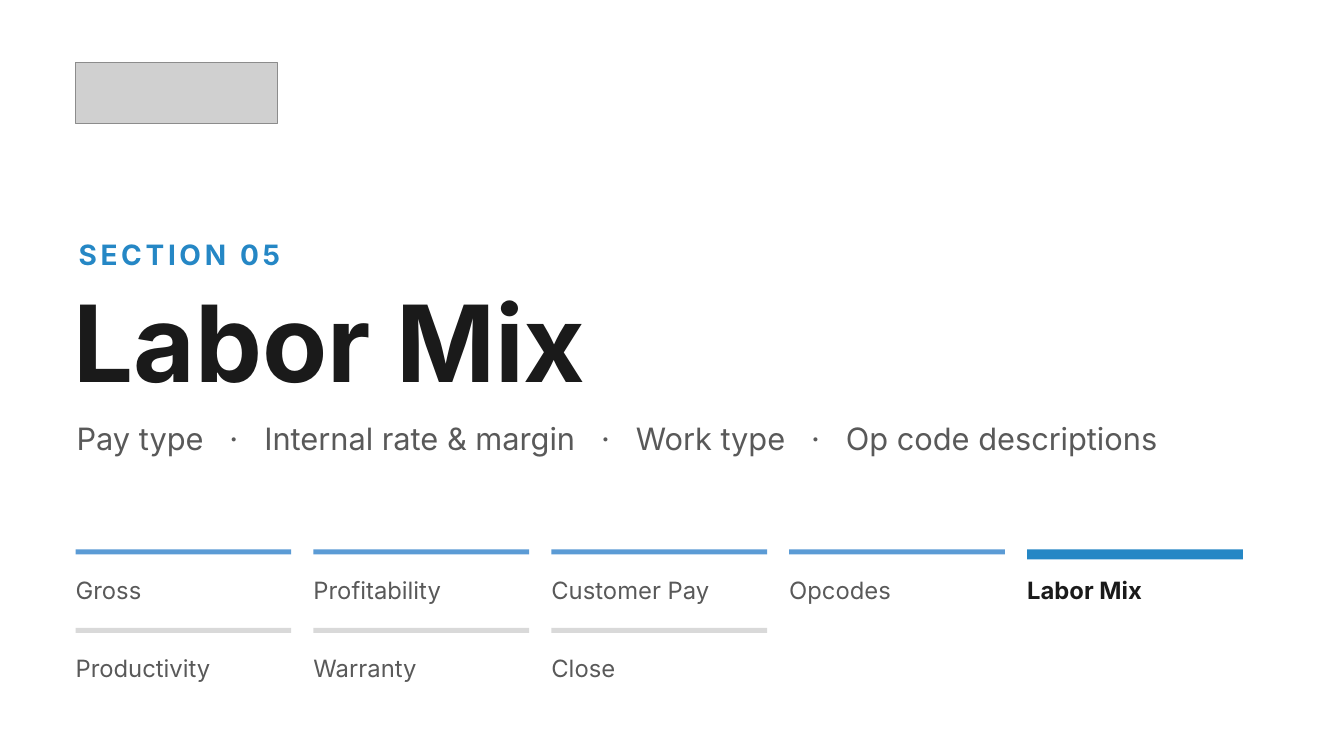
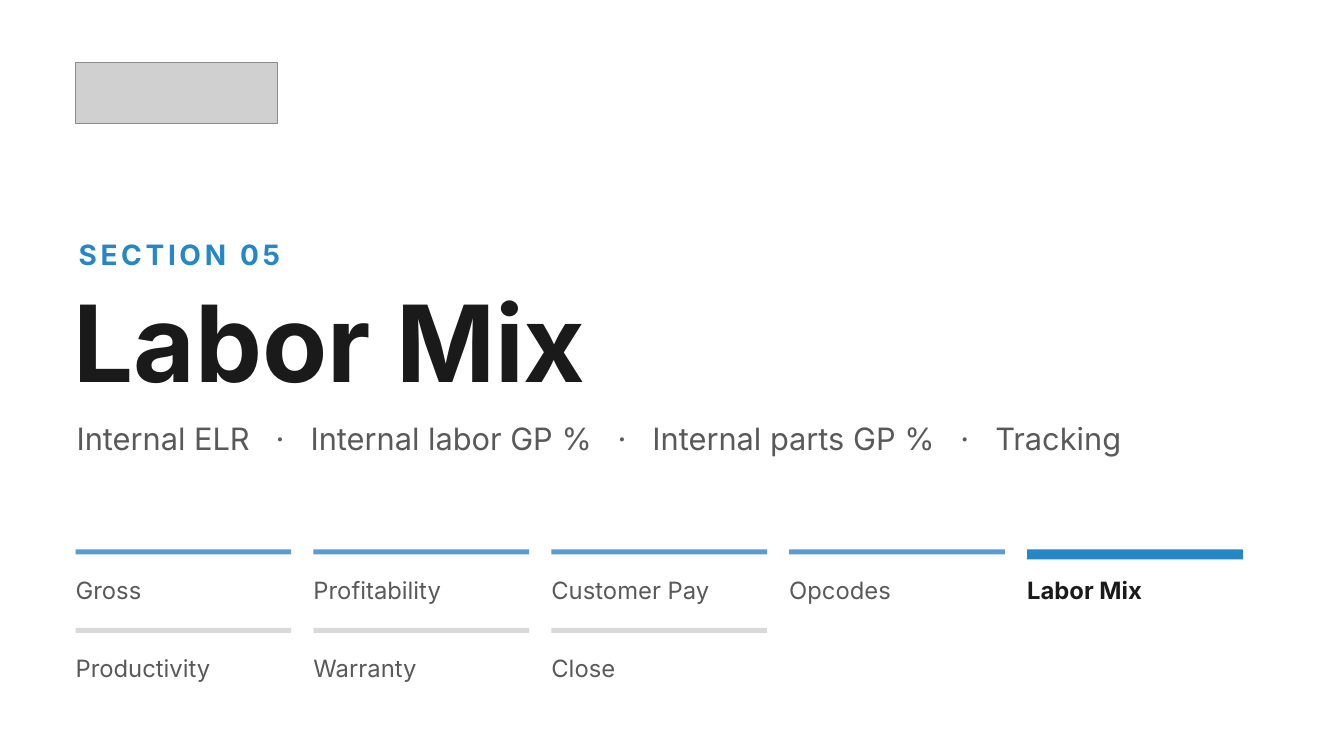
Before and after one commit to Ndresner/Noah, a slide deck: slide 7 of day2-deck/decks/Day 2 Opening - Day 1 Style.pptx. Drawn at 1344x756 pixels with LibreOffice and Linux fonts; fonts in the diff are those of the drawing; grey boxes stand for pictures. Boxes give left, top, right and bottom in pixels: in the first picture for what was removed or moved away, otherwise in the second. Text is boxed around its words. In the diff, an @@ line names an element or a change of style, - is before the commit and + after.

```diff
--- a/day2-deck/decks/Day 2 Opening - Day 1 Style.pptx
+++ b/day2-deck/decks/Day 2 Opening - Day 1 Style.pptx
@@ text at (77, 427, 1121, 456): text changed @@
-Pay type · Internal rate & margin · Work type · Op code descriptions
+Internal ELR · Internal labor GP % · Internal parts GP % · Tracking
```
Also in this commit, not shown: 2 other slides changed, 7 other files.
